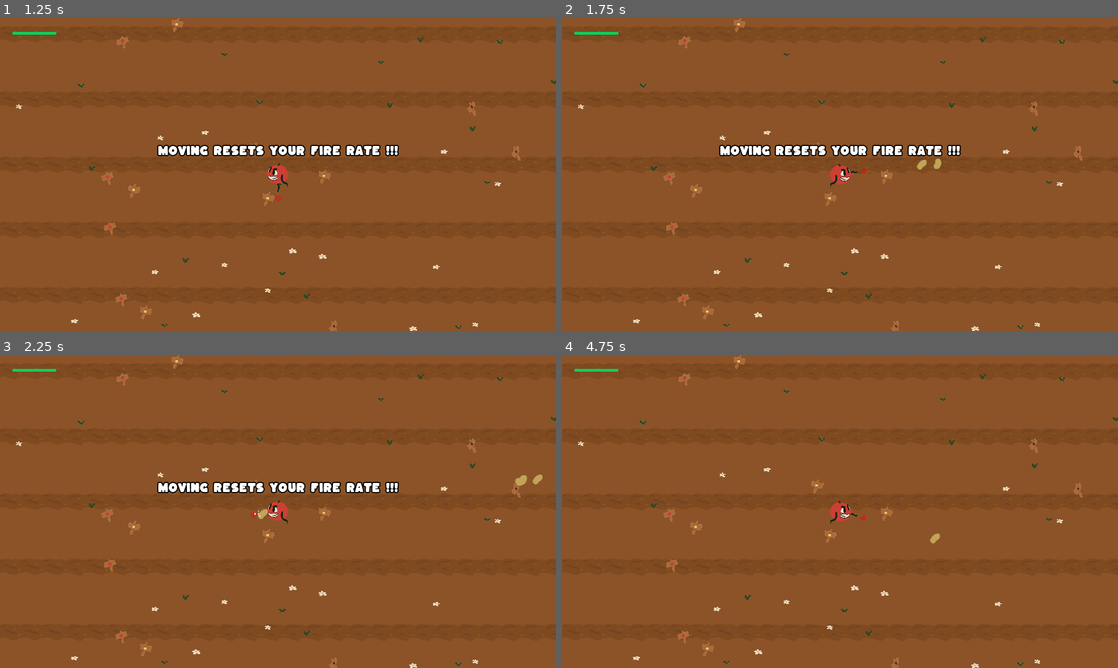
Above: before the commit, frames 1-4 (two rows, left to right).
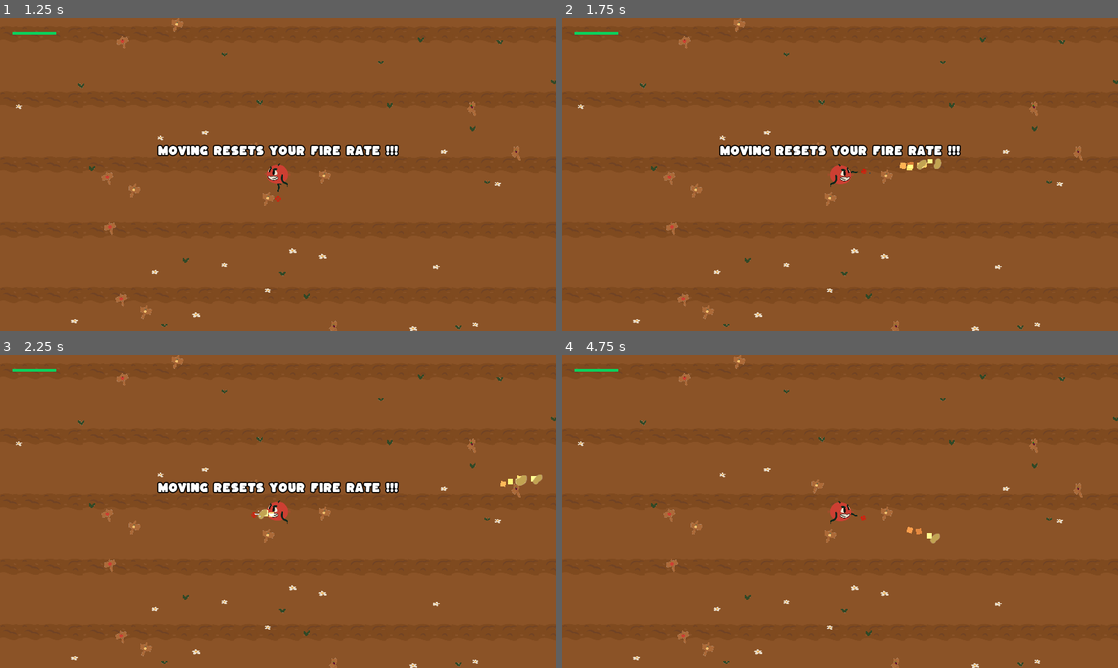
Above: after the commit, the same moments.

Repository: JRo-Robros/BrootalBeetdown
Game: Godot game, scene res://Title.tscn
Two runs of this game, one before a commit and one after it. Both use one fixed random seed, a clock stepped at 60 frames per second and the inputs below.
Inputs (mouse positions are in pixels of both pictures, inside the frame that each line leads up to):
- Up to frame 1 (1.25 s): click "Start" at 0.5 s
- Up to frame 2 (1.75 s): tap Enter at 1.25 s; move the mouse to (962, 158) at 1.27 s; click (962, 158) at 1.42 s
- Up to frame 3 (2.25 s): move the mouse to (166, 527) at 2.02 s; click (166, 527) at 2.17 s
- Up to frame 4 (4.75 s): move the mouse to (895, 442) at 2.77 s; click (895, 442) at 2.92 s; move the mouse to (812, 574) at 3.52 s; click (812, 574) at 3.67 s; move the mouse to (1006, 558) at 4.27 s; click (1006, 558) at 4.42 s

Frame 1 is identical in both runs. In frame 2, less than 0.1% of the frame differs, in the area x 53-67%, y 45-50%; in frame 3, less than 0.1%, in the area x 45-97%, y 38-52%; in frame 4, less than 0.1%.

Commit message:
added bullet trail and explosion

Diff:
--- a/Bullet.gd
+++ b/Bullet.gd
@@ -17,8 +17,18 @@
 	if collision:
 		if collision.collider.has_method('take_damage'):
 			collision.collider.take_damage(damage)
+
+		spawn_particles()
 		queue_free()
 
 
 func _on_VisibilityNotifier2D_screen_exited():
 	queue_free()
+
+
+func spawn_particles():
+	var particles = preload("res://Impact.tscn").instance()
+	particles.position = global_position
+	particles.emitting = true
+	particles.one_shot = true
+	get_tree().current_scene.add_child(particles)
--- a/Bullet.tscn
+++ b/Bullet.tscn
@@ -1,12 +1,20 @@
-[gd_scene load_steps=7 format=2]
+[gd_scene load_steps=10 format=2]
 
 [ext_resource path="res://GraphicalAssets/environment/potato-1.png" type="Texture" id=1]
 [ext_resource path="res://Bullet.gd" type="Script" id=2]
 [ext_resource path="res://GraphicalAssets/environment/potato-2.png" type="Texture" id=3]
 [ext_resource path="res://GraphicalAssets/environment/potato-3.png" type="Texture" id=4]
+[ext_resource path="res://Trail.gd" type="Script" id=5]
 
 [sub_resource type="CircleShape2D" id=1]
 radius = 12.0
+
+[sub_resource type="CanvasItemMaterial" id=4]
+blend_mode = 1
+
+[sub_resource type="Gradient" id=3]
+offsets = PoolRealArray( 0.0223464, 0.994413 )
+colors = PoolColorArray( 0.964844, 0.815412, 0.41835, 1, 0.631373, 0.376471, 0.172549, 0.560784 )
 
 [sub_resource type="SpriteFrames" id=2]
 animations = [ {
@@ -25,9 +33,28 @@
 [node name="CollisionShape2D" type="CollisionShape2D" parent="."]
 shape = SubResource( 1 )
 
+[node name="Trail" type="CPUParticles2D" parent="."]
+material = SubResource( 4 )
+amount = 3
+lifetime = 0.1
+lifetime_randomness = 1.0
+local_coords = false
+emission_shape = 1
+emission_sphere_radius = 4.0
+direction = Vector2( 0, 0 )
+spread = 5.0
+gravity = Vector2( 0, 10 )
+initial_velocity = 40.0
+angular_velocity = 380.28
+angular_velocity_random = 1.0
+scale_amount = 30.0
+scale_amount_random = 0.37
+color_ramp = SubResource( 3 )
+script = ExtResource( 5 )
+
 [node name="Sprite" type="AnimatedSprite" parent="."]
 frames = SubResource( 2 )
-frame = 1
+frame = 2
 playing = true
 
 [node name="VisibilityNotifier2D" type="VisibilityNotifier2D" parent="."]
--- /dev/null
+++ b/Impact.tscn
@@ -0,0 +1,26 @@
+[gd_scene load_steps=4 format=2]
+
+[ext_resource path="res://VFX/oneshot_particles.gd" type="Script" id=1]
+
+[sub_resource type="CanvasItemMaterial" id=1]
+blend_mode = 1
+
+[sub_resource type="Gradient" id=2]
+offsets = PoolRealArray( 0.106145, 1 )
+colors = PoolColorArray( 1, 1, 1, 1, 0.854902, 0.564706, 0.227451, 0.658824 )
+
+[node name="Impact" type="CPUParticles2D"]
+material = SubResource( 1 )
+lifetime = 0.5
+explosiveness = 0.97
+lifetime_randomness = 1.0
+emission_shape = 1
+emission_sphere_radius = 30.0
+spread = 180.0
+gravity = Vector2( 0, 10 )
+initial_velocity = 400.0
+angular_velocity = 600.94
+angular_velocity_random = 1.0
+scale_amount = 30.0
+color_ramp = SubResource( 2 )
+script = ExtResource( 1 )
--- /dev/null
+++ b/Trail.gd
@@ -0,0 +1,5 @@
+extends CPUParticles2D
+
+func _ready():
+	if "direction" in get_parent():
+		direction = get_parent().direction
